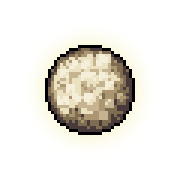
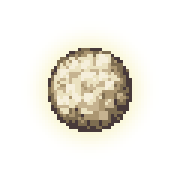
Layers edited between the first and the second 180×180 image:
painted on "Layer" over [45, 45, 135, 135]
